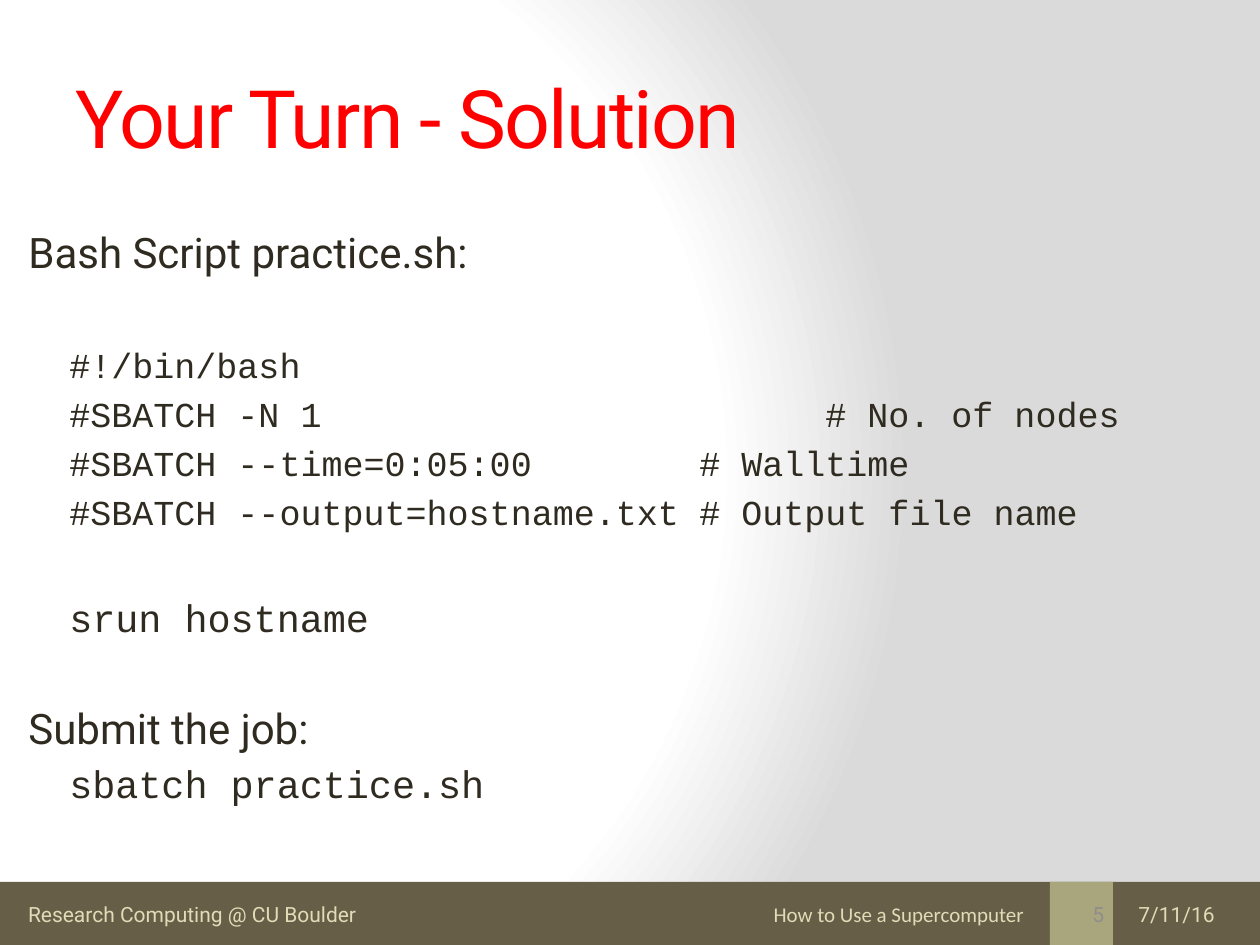
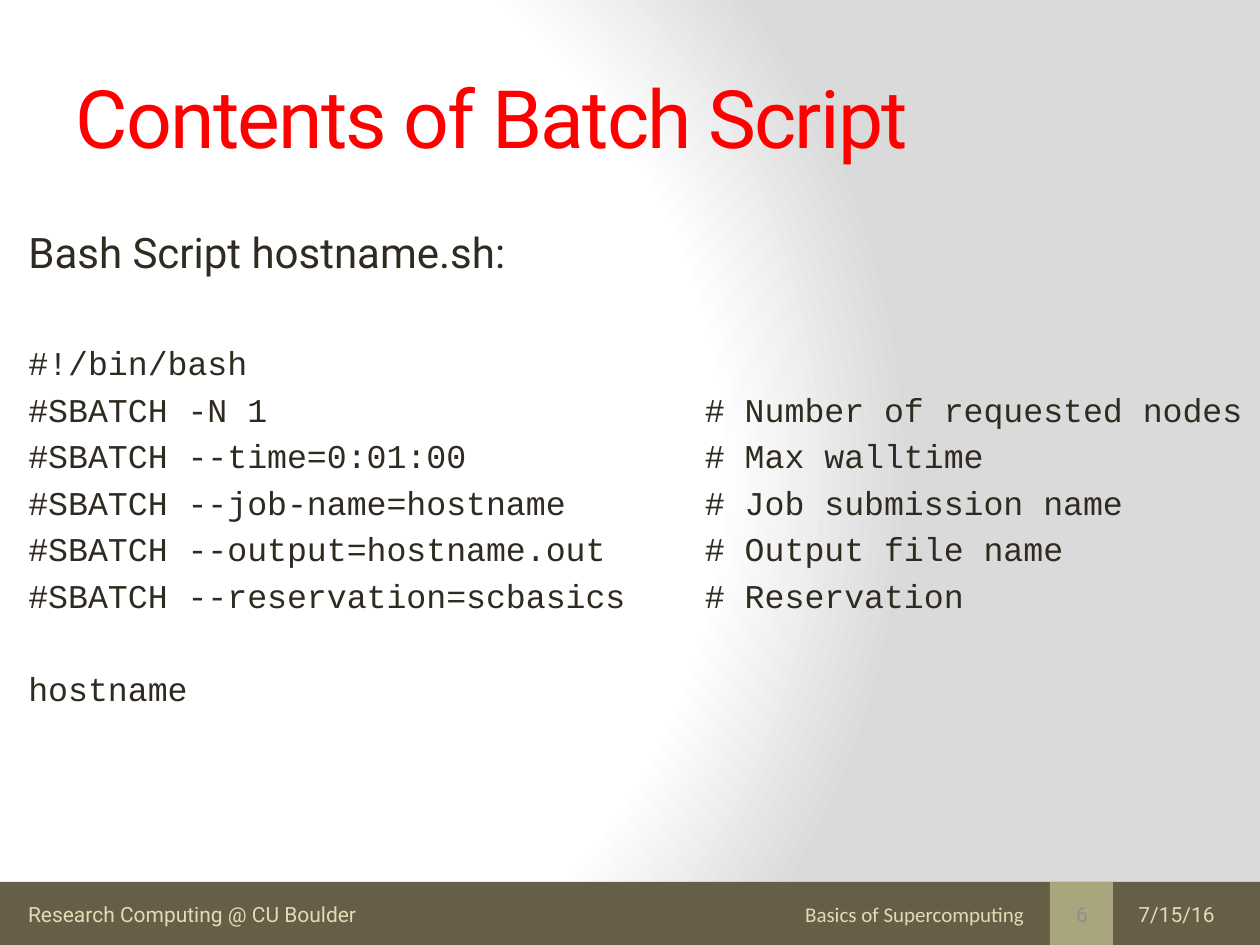
Before and after one commit to kkwinner/Final_Tutorials, a slide deck: slide 6 of Basics_Supercomputing/submitting_jobs_supercomputer.pptx (slide 5 before the commit). Drawn at 1260x945 pixels with LibreOffice and Linux fonts; fonts in the diff are those of the drawing. Boxes give left, top, right and bottom in pixels: in the first picture for what was removed or moved away, otherwise in the second. Text is boxed around its words. In the diff, an @@ line names an element or a change of style, - is before the commit and + after.

Commit message:
Updated talks for 2016 Basics Workshop

```diff
--- a/Basics_Supercomputing/submitting_jobs_supercomputer.pptx
+++ b/Basics_Supercomputing/submitting_jobs_supercomputer.pptx
@@ title at <box>76,86,907,165</box>: text changed @@
-Your Turn - Solution
+Contents of Batch Script
@@ text at <box>28,236,506,277</box>: text changed @@
-Bash Script practice.sh:
+Bash Script hostname.sh:
@@ text at <box>28,351,247,376</box>: size 20 to 19 pt in "#!/bin/bash"; list level 2 to 1 in "#!/bin/bash" @@
@@ text at <box>28,399,1064,702</box>: text changed; size 20 to 19 pt @@
-  #SBATCH -N 1 # No. of nodes
-  #SBATCH --time=0:05:00 # Walltime
-  #SBATCH --output=hostname.txt # Output file name
-  srun hostname
-Submit the job:
-  sbatch practice.sh
+#SBATCH -N 1 # Number of requested nodes
+#SBATCH --time=0:01:00 # Max walltime
+#SBATCH --job-name=hostname # Job submission name
+#SBATCH --output=hostname.out # Output file name
+#SBATCH --reservation=scbasics # Reservation
+hostname
@@ text at <box>805,907,1024,926</box>: text changed @@
-How to Use a Supercomputer
+Basics of Supercomputing
@@ text at <box>1138,907,1214,923</box>: text changed @@
-7/11/16
+7/15/16
```
Also in this commit, not shown: 5 other slides changed, 15 slides added, 2 other files.
